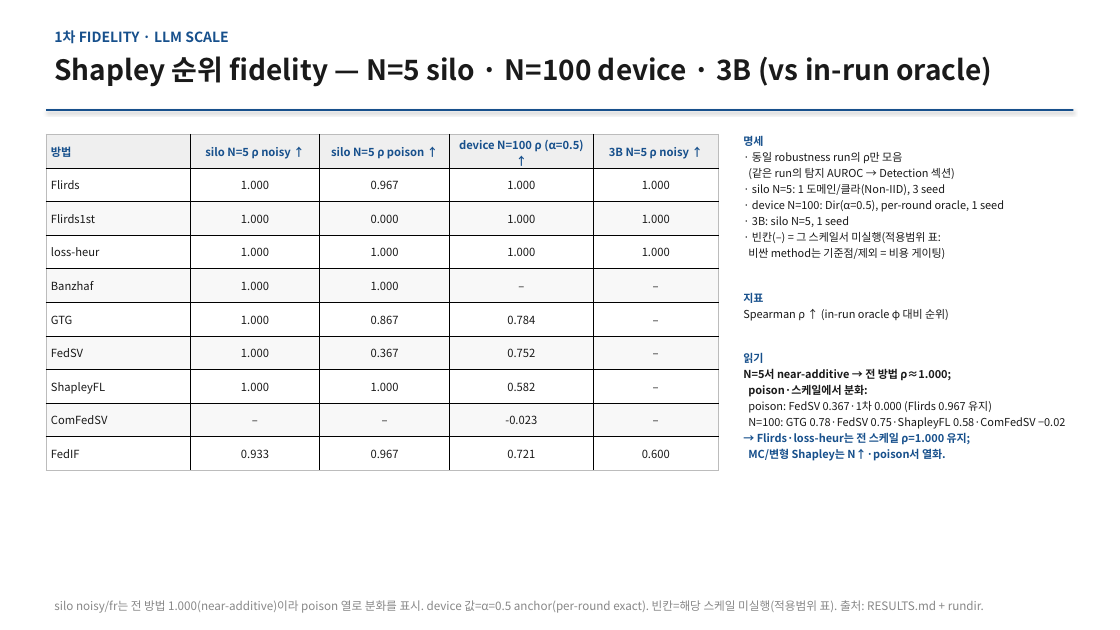
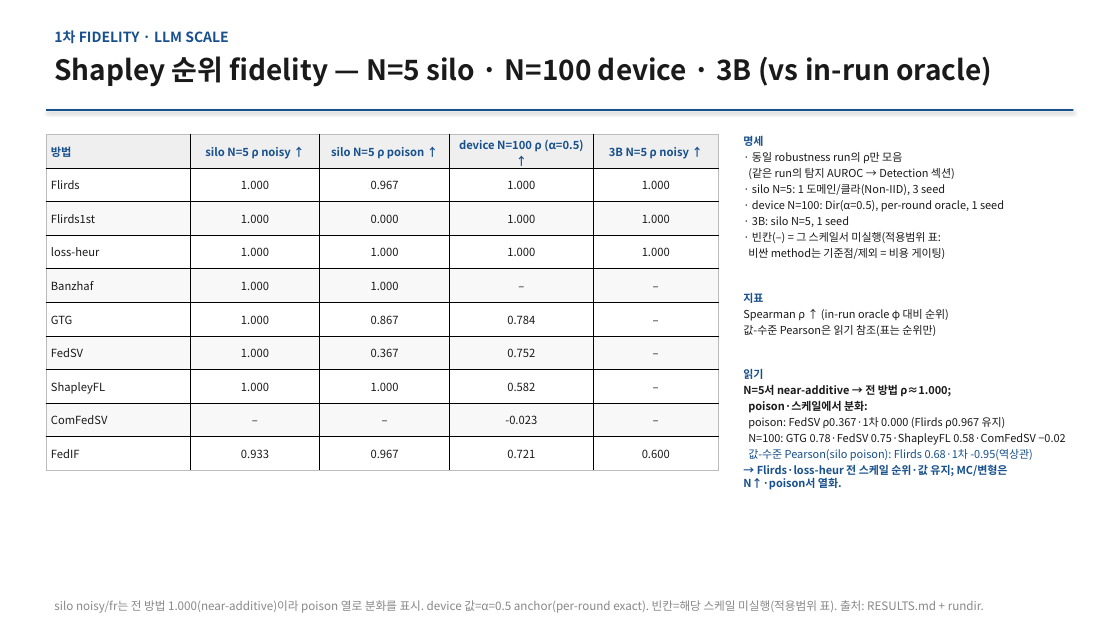
Before and after one commit to YongheeChoi/flirds, a slide deck: slide 9 of research-wiki/presentations/2026-06-results-report/flirds-results-2026-06.pptx. Drawn at 1120x630 pixels with LibreOffice and Linux fonts; fonts in the diff are those of the drawing. Boxes give left, top, right and bottom in pixels: in the first picture for what was removed or moved away, otherwise in the second. Text is boxed around its words. In the diff, an @@ line names an element or a change of style, - is before the commit and + after.

```diff
--- a/research-wiki/presentations/2026-06-results-report/flirds-results-2026-06.pptx
+++ b/research-wiki/presentations/2026-06-results-report/flirds-results-2026-06.pptx
@@ text at <box>743,325,936,336</box>: paragraph added @@
+값-수준 Pearson은 읽기 참조(표는 순위만)
@@ text at <box>748,417,1006,429</box>: text changed @@
-poison: FedSV 0.367·1차 0.000 (Flirds 0.967 유지)
+poison: FedSV ρ0.367·1차 0.000 (Flirds ρ0.967 유지)
@@ text at <box>743,449,1033,490</box>: text changed; bold off @@
-→ Flirds·loss-heur는 전 스케일 ρ=1.000 유지;
-MC/변형 Shapley는 N↑·poison서 열화.
+값-수준 Pearson(silo poison): Flirds 0.68·1차 -0.95(역상관)
+→ Flirds·loss-heur 전 스케일 순위·값 유지; MC/변형은 N↑·poison서 열화.
```
Also in this commit, not shown: 5 other slides changed, 10 other files.
